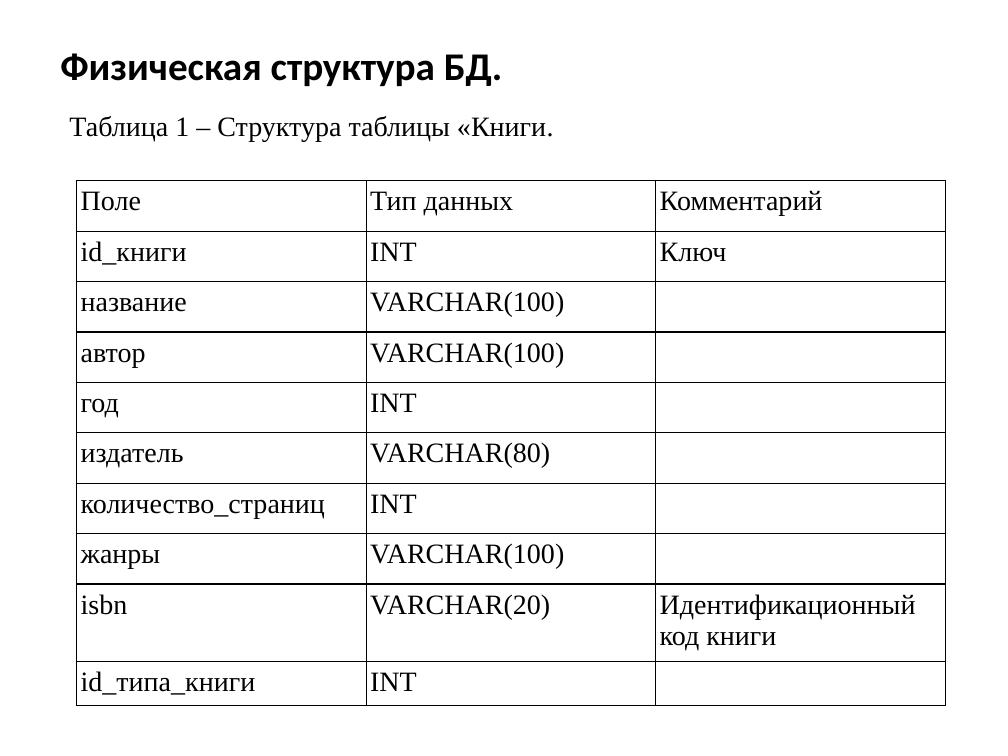
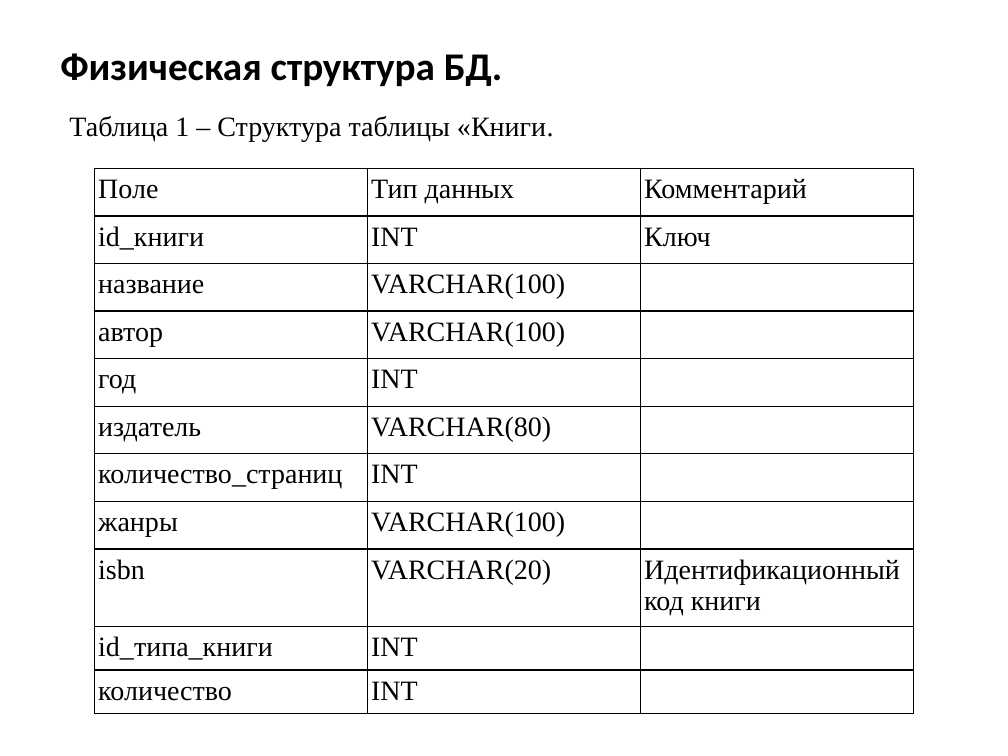
Before and after one commit to VividPhoenixGame/Kursovaya_Pungin, a slide deck: slide 6 of БД для домашней библиотеки1.pptx. Drawn at 1008x756 pixels with LibreOffice and Linux fonts; fonts in the diff are those of the drawing. Boxes give left, top, right and bottom in pixels: in the first picture for what was removed or moved away, otherwise in the second. Text is boxed around its words. In the diff, an @@ line names an element or a change of style, - is before the commit and + after.

```diff
--- a/БД для домашней библиотеки1.pptx
+++ b/БД для домашней библиотеки1.pptx
@@ table at [95,168,914,714] @@
+row 11: количество | INT | 
@@ table: place and size @@
-table at [77,180,944,706]
+table at [95,168,914,714]
```
Also in this commit, not shown: 7 other slides changed, 2 other files.
